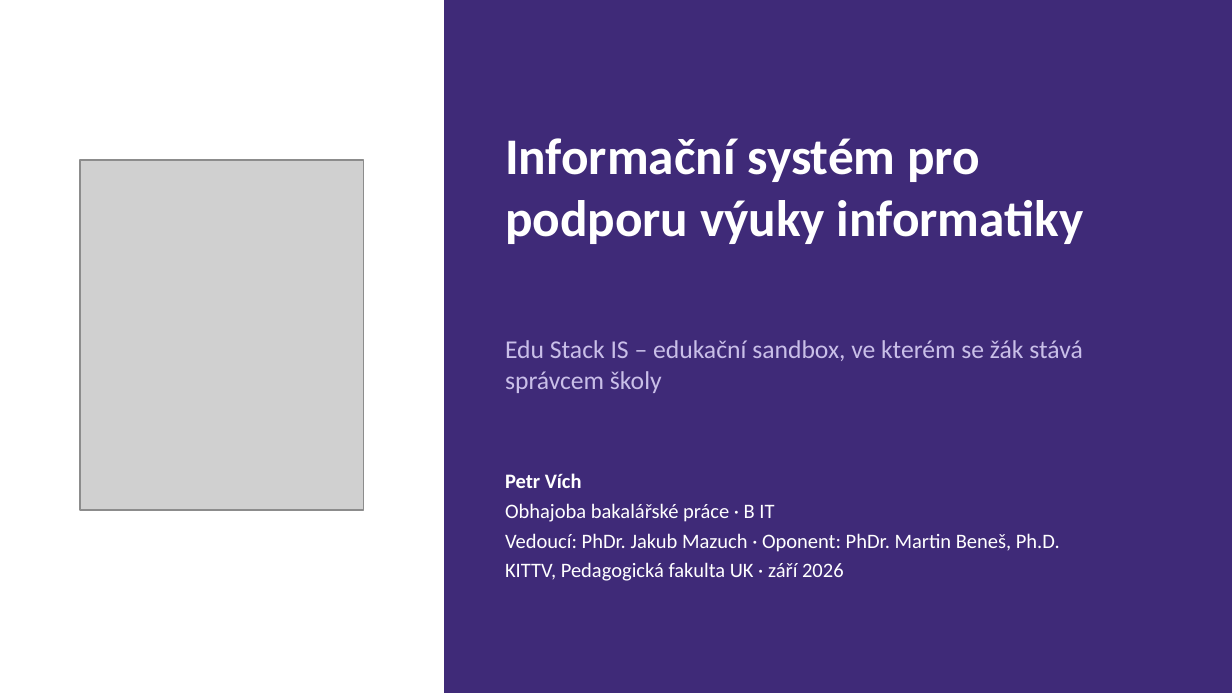
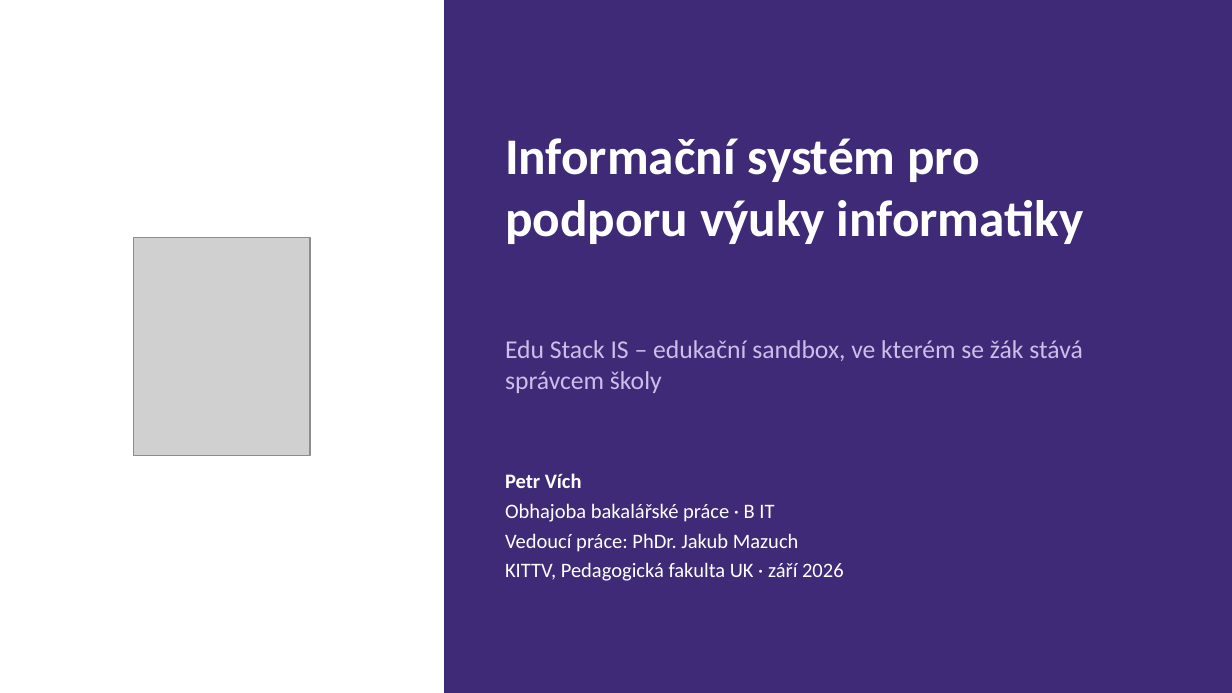
Before and after one commit to edustack-is/is-edustack-prezentace, a slide deck: slide 1 of obhajoba-edustack.pptx. Drawn at 1232x693 pixels with LibreOffice and Linux fonts; fonts in the diff are those of the drawing; grey boxes stand for pictures. Boxes give left, top, right and bottom in pixels: in the first picture for what was removed or moved away, otherwise in the second. Text is boxed around its words. In the diff, an @@ line names an element or a change of style, - is before the commit and + after.

```diff
--- a/obhajoba-edustack.pptx
+++ b/obhajoba-edustack.pptx
@@ picture: place and size @@
-picture at (80, 160, 363, 510)
+picture at (133, 238, 309, 456)
@@ text at (505, 533, 799, 552): text changed @@
-Vedoucí: PhDr. Jakub Mazuch · Oponent: PhDr. Martin Beneš, Ph.D.
+Vedoucí práce: PhDr. Jakub Mazuch
```
Also in this commit, not shown: 2 other slides changed, 12 other files.
